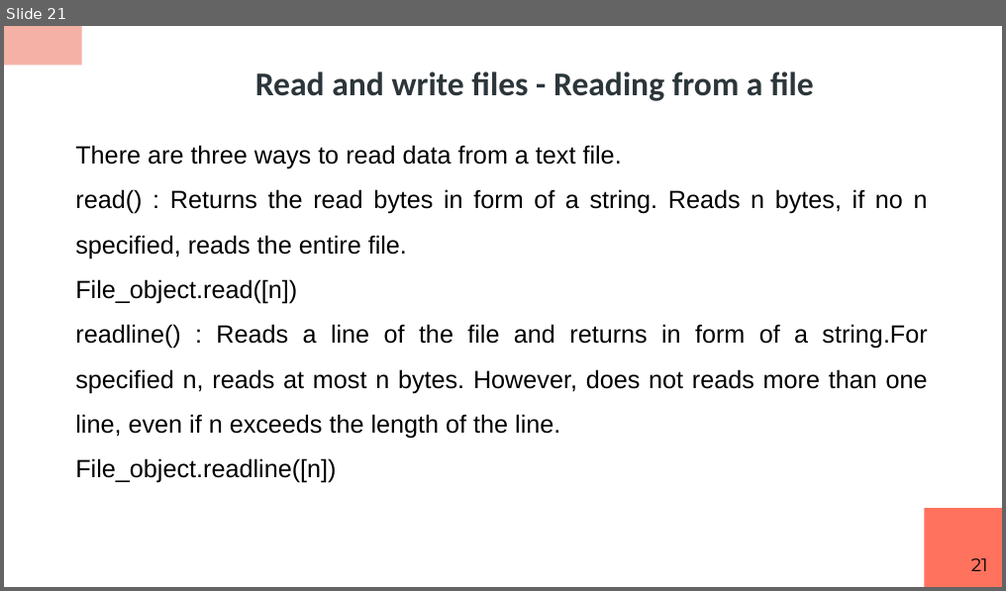
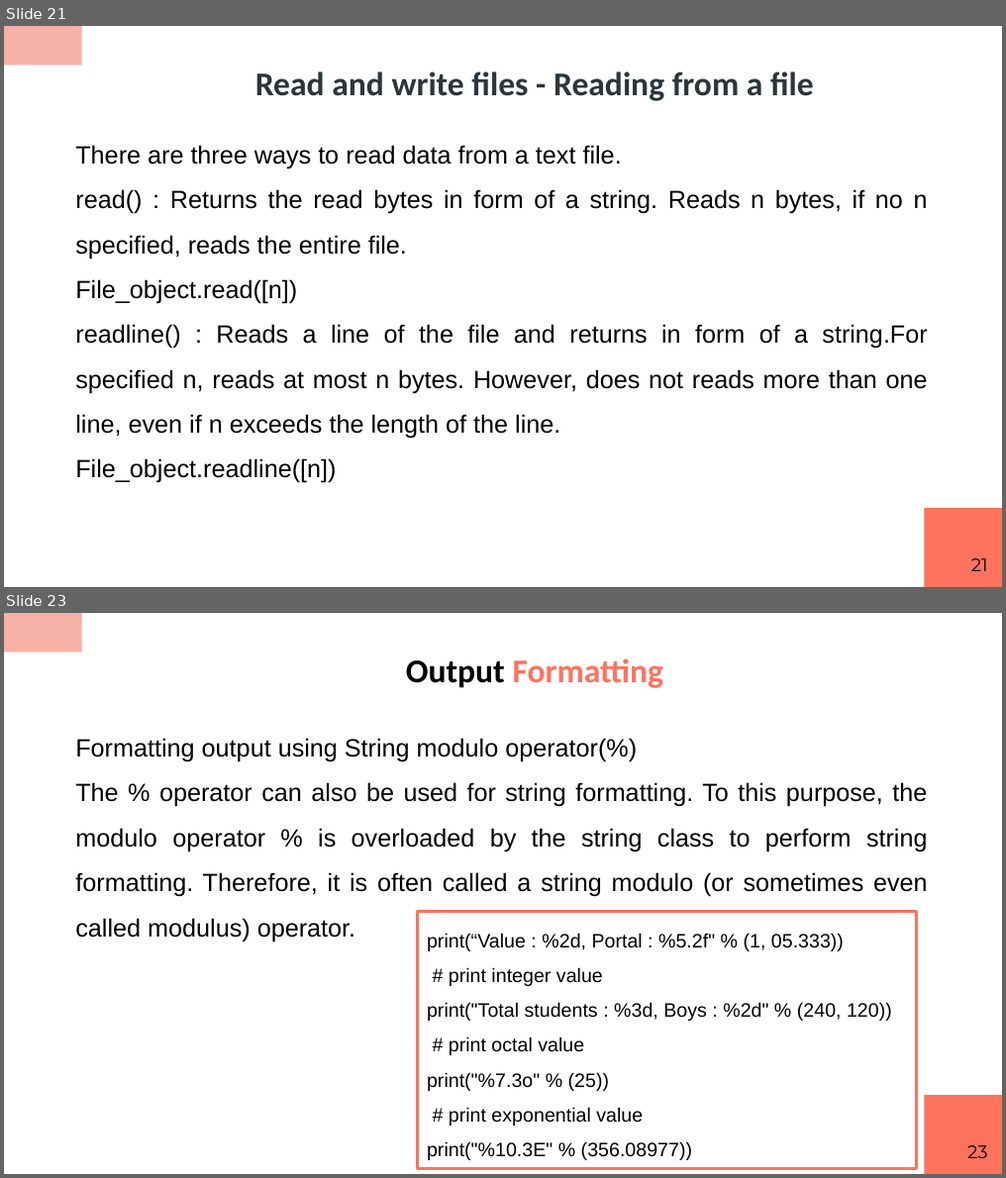
Before and after one commit to RashmivernekarN/ai_with_python_keonics, a slide deck: module2/ppt/Python Scripting.pptx. Shown one above the other, each under a label of ours: slide 21 before the commit, slides 21 and 23 after it; the slides between them are not shown. The pictures are 1006x591 and 1006x1178 pixels, drawn with LibreOffice and Linux fonts; fonts in the diff are those of the drawing. Boxes give left, top, right and bottom in pixels: in the first picture for what was removed or moved away, otherwise in the second. Text is boxed around its words. In the diff, an @@ line names an element or a change of style, - is before the commit and + after.

```diff
--- a/module2/ppt/Python Scripting.pptx
+++ b/module2/ppt/Python Scripting.pptx
@@ slide 23 added at (4,613,1002,1174), background #FFFFFF; not listed: 2 template elements that a slide beside it also shows @@
@@ title added at (406,659,664,688), 24 pt, text #FF725E, bold @@
+Output Formatting
@@ text added at (75,738,928,942), 18 pt, text #000000 @@
+Formatting output using String modulo operator(%)
+The % operator can also be used for string formatting. To this purpose, the modulo operator % is overloaded by the string class to perform string formatting. Therefore, it is often called a string modulo (or sometimes even called modulus) operator.
@@ rectangle added at (417,911,916,1167), fill #FFFFFF, outline #FF725E 2 pt, 14 pt, text #000000 @@
+print(“Value : %2d, Portal : %5.2f" % (1, 05.333))
+# print integer value
+print("Total students : %3d, Boys : %2d" % (240, 120))
+# print octal value
+print("%7.3o" % (25))
+# print exponential value
+print("%10.3E" % (356.08977))
@@ page number added at (967,1146,988,1158), 13 pt, text #000000 @@
+23
```
Also in this commit, not shown: 4 slides changed, 10 other slides added, 4 other files.
